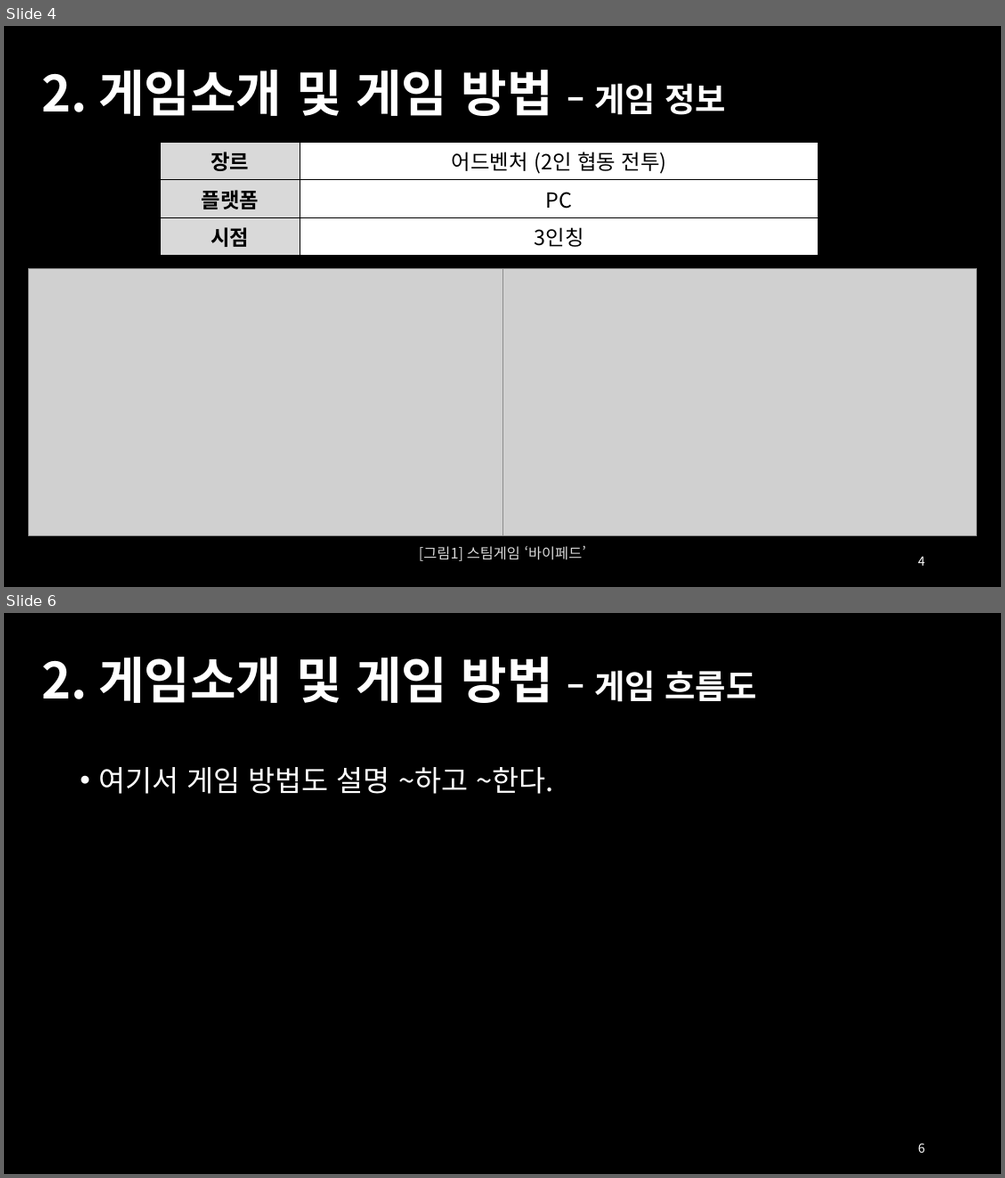
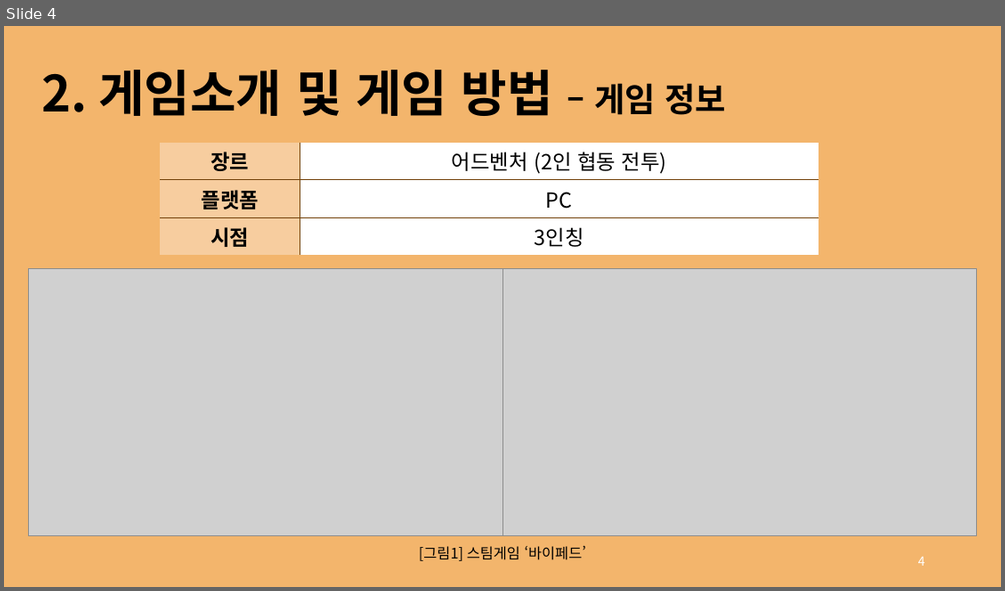
Before and after one commit to rg7155/2022KPU_GameProject, a slide deck: 의뢰인.pptx. Shown one above the other, each under a label of ours: slides 4 and 6 before the commit, slide 4 after it; the slides between them are not shown. The pictures are 1005x1178 and 1005x591 pixels, drawn with LibreOffice and Linux fonts; fonts in the diff are those of the drawing; grey boxes stand for pictures. Boxes give left, top, right and bottom in pixels: in the first picture for what was removed or moved away, otherwise in the second. Text is boxed around its words. In the diff, an @@ line names an element or a change of style, - is before the commit and + after.

```diff
--- a/의뢰인.pptx
+++ b/의뢰인.pptx
@@ slide 6 removed at [4,613,1001,1174], background #000000 @@
@@ text removed at [42,657,757,703] @@
-2. 게임소개 및 게임 방법 – 게임 흐름도
@@ text removed at [98,767,553,794] @@
-• 여기서 게임 방법도 설명 ~하고 ~한다.
@@ page number removed at [918,1143,925,1152] @@
-6
@@ slide 4 changed as well @@
@@ background #000000 to #F3B56C @@
@@ text "2. 게임소개 및 게임 방법 ..." at [42,70,727,116]: text colour #FFFFFF to #000000 @@
@@ table at [161,142,818,250] @@
@@ fill #D9D9D9 to #F7CD9F in 3 cells @@
@@ borders changed @@
@@ text "[그림1] 스팀게임 ‘바이페드’" at [419,545,586,561]: text colour #D9D9D9 to #000000 @@
```
Also in this commit, not shown: 14 other slides changed, 1 slide added.
